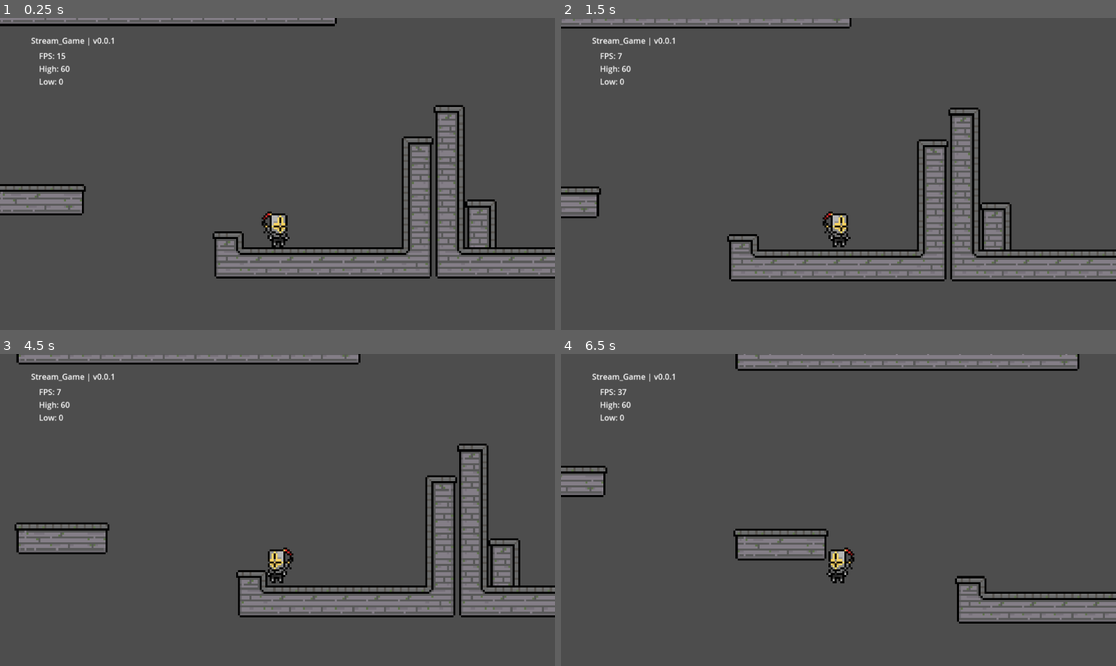
Above: before the commit, frames 1-4 (two rows, left to right).
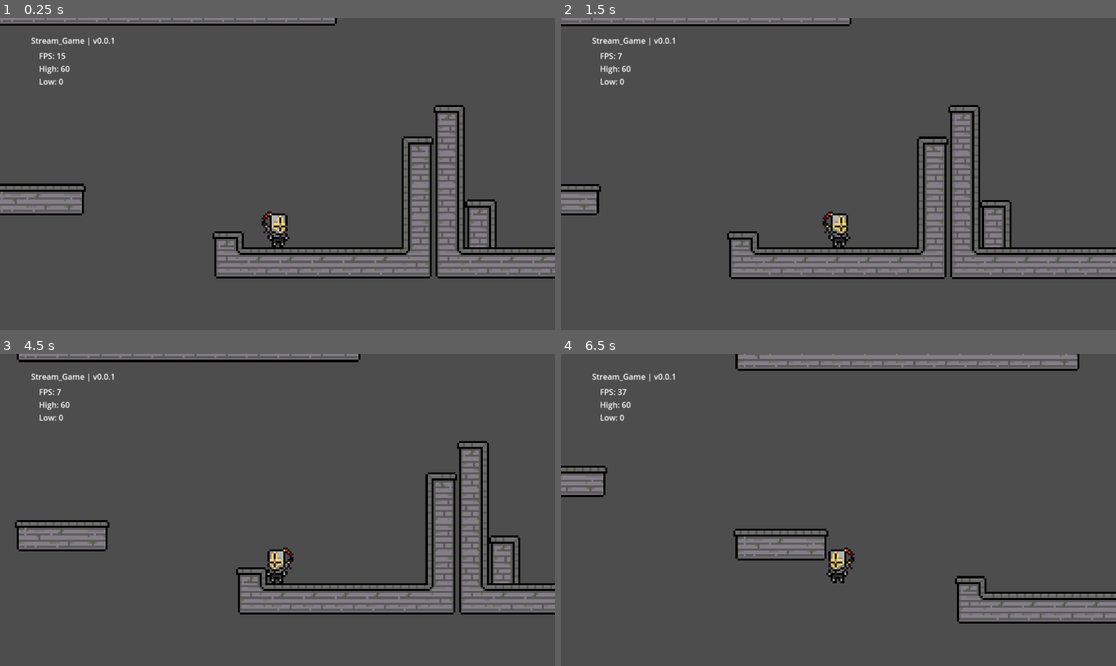
Above: after the commit, the same moments.

Repository: Schweem/CycleTwo
Game: Godot game, scene res://scenes/world_test.tscn
Two runs of this game, one before a commit and one after it. Both use one fixed random seed, a clock stepped at 60 frames per second and the inputs below. The engine's default icon, where the game draws it, is replaced by a stand-in: a white triangle on a blue panel in a dark square.
Inputs:
- Up to frame 1 (0.25 s): no input
- Up to frame 2 (1.5 s): tap Enter at 0.5 s; hold Right (right) from 0.53 s (still down); tap X (draw) at 0.6 s; tap Space (jump) at 0.77 s; tap R at 1.35 s
- Up to frame 3 (4.5 s): tap Space (jump) at 1.52, 2.75, 3.02, 3.77 s; release Right (right) at 2.03 s; hold Left (left) 2.03-2.78 s; tap X (draw) at 2.1, 3.6 s; hold Right (right) 2.78-4.28 s; tap R at 2.85, 4.35 s; hold Left (left) from 4.28 s (still down)
- Up to frame 4 (6.5 s): tap Space (jump) at 4.52, 6.02 s; release Left (left) at 5.03 s; hold Right (right) 5.03-5.78 s; tap X (draw) at 5.1 s; hold Left (left) from 5.78 s (still down); tap R at 5.85 s

The runs differ from the first frame. In frame 1, 0.2% of the frame differs, in the area x 0-82%, y 2-76%; in frame 2, 9.0%; in frame 3, 9.5%, in the area x 2-100%, y 0-85%; in frame 4, less than 0.1%.

Commit message:
Sword + tilemap placement

Diff:
--- a/scenes/world_test.tscn
+++ b/scenes/world_test.tscn
@@ -40,7 +40,7 @@
 [node name="Node2D" type="Node2D"]
 
 [node name="playerCharacter" parent="." instance=ExtResource("1_7mhm3")]
-position = Vector2(577, 334)
+position = Vector2(577, 343)
 
 [node name="gameManager" parent="playerCharacter" instance=ExtResource("4_63fu1")]
 position = Vector2(-130, -101)
